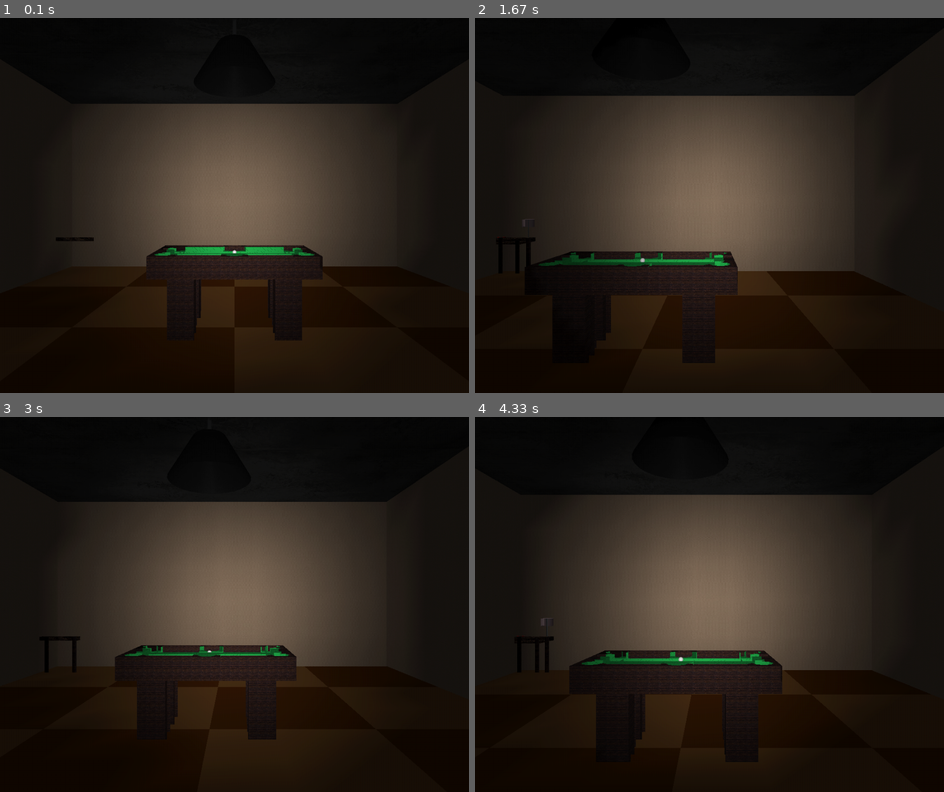
Above: before the commit, frames 1-4 (two rows, left to right).
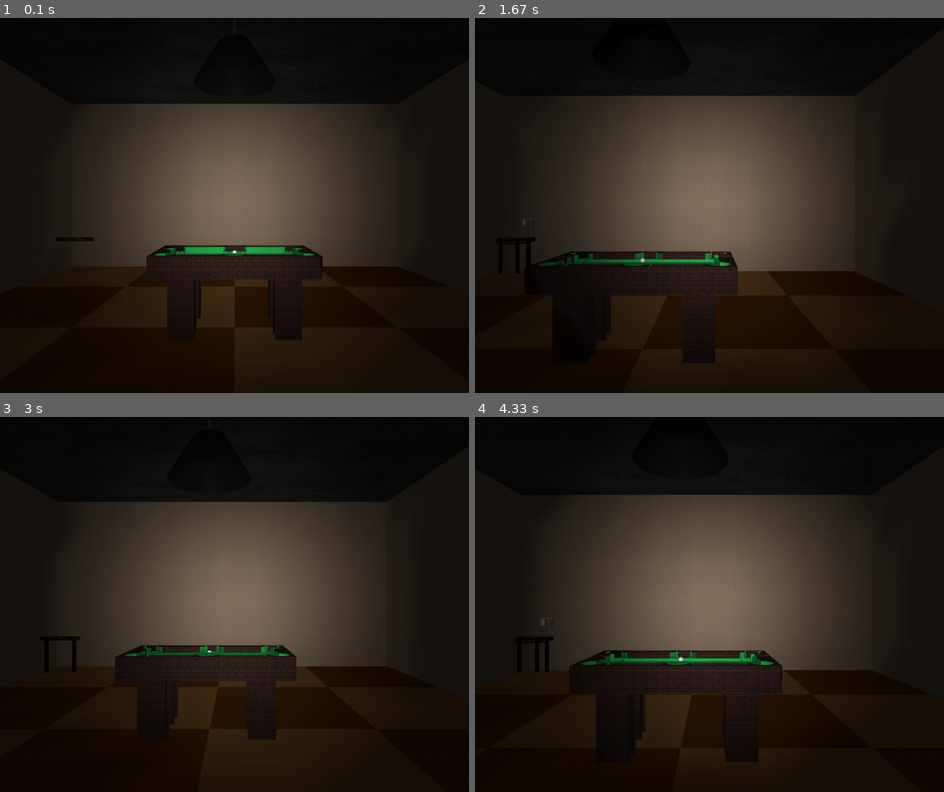
Above: after the commit, the same moments.

Repository: mikepmerritt/graphics-project-3
Game: pygame game, started from interactive_scene_pygame.py
The game is run twice, just before and just after one commit, with the same random seed, the same clock (stepped at 60 frames per second) and the same inputs.
Inputs:
- Up to frame 1 (0.1 s): no input
- Up to frame 2 (1.67 s): hold D 0.33-0.8 s; hold W 0.83-1.3 s; hold D from 1.33 s (still down)
- Up to frame 3 (3 s): release D at 1.8 s; hold A 1.83-2.37 s; hold S 2.4-2.87 s; hold A from 2.9 s (still down)
- Up to frame 4 (4.33 s): release A at 3.37 s; hold W 3.4-3.87 s; hold D from 3.9 s (still down)

The runs differ from the first frame. In frame 1, 0.2% of the frame differs, in the area x 33-67%, y 60-64%; in frame 2, 0.2%; in frame 3, 0.2%; in frame 4, 0.2%, in the area x 22-65%, y 62-67%.

Commit message:
almost completed table

Diff:
--- a/interactive_scene_pygame.py
+++ b/interactive_scene_pygame.py
@@ -1030,29 +1030,29 @@
 
     glPopMatrix()
 
-    # x-aligned wood segments (5 x 1.5 x 1)
+    # x-aligned wood segments (5 x 1.5 x 1.5)
     set_wood_support_material(GL_FRONT)
-    draw_rect(x - 4, y + 4.75, z - 4.5, 5, 1.5, 1, 10, 4, 2, table_support_texture, False)
-    draw_rect(x + 4, y + 4.75, z - 4.5, 5, 1.5, 1, 10, 4, 2, table_support_texture, False)
-    draw_rect(x - 4, y + 4.75, z + 4.5, 5, 1.5, 1, 10, 4, 2, table_support_texture, False)
-    draw_rect(x + 4, y + 4.75, z + 4.5, 5, 1.5, 1, 10, 4, 2, table_support_texture, False)
-
-    # x-aligned felt segments (5 x 1.5 x 1)
+    draw_rect(x - 4, y + 4.75, z - 4.25, 5, 1.5, 1.5, 10, 4, 3, table_support_texture, False)
+    draw_rect(x + 4, y + 4.75, z - 4.25, 5, 1.5, 1.5, 10, 4, 3, table_support_texture, False)
+    draw_rect(x - 4, y + 4.75, z + 4.25, 5, 1.5, 1.5, 10, 4, 3, table_support_texture, False)
+    draw_rect(x + 4, y + 4.75, z + 4.25, 5, 1.5, 1.5, 10, 4, 3, table_support_texture, False)
+
+    # x-aligned felt segments (5 x 1.5 x 0.5)
     set_felt_material(GL_FRONT)
-    draw_rect(x - 4, y + 4.75, z - 3.5, 5, 1.5, 1, 10, 4, 2, felt_texture, False)
-    draw_rect(x + 4, y + 4.75, z - 3.5, 5, 1.5, 1, 10, 4, 2, felt_texture, False)
-    draw_rect(x - 4, y + 4.75, z + 3.5, 5, 1.5, 1, 10, 4, 2, felt_texture, False)
-    draw_rect(x + 4, y + 4.75, z + 3.5, 5, 1.5, 1, 10, 4, 2, felt_texture, False)
-
-    # z-aligned wood segments (1 x 1.5 x 4)
+    draw_rect(x - 4, y + 4.75, z - 3.25, 5, 1.5, 0.5, 10, 4, 1, felt_texture, False)
+    draw_rect(x + 4, y + 4.75, z - 3.25, 5, 1.5, 0.5, 10, 4, 1, felt_texture, False)
+    draw_rect(x - 4, y + 4.75, z + 3.25, 5, 1.5, 0.5, 10, 4, 1, felt_texture, False)
+    draw_rect(x + 4, y + 4.75, z + 3.25, 5, 1.5, 0.5, 10, 4, 1, felt_texture, False)
+
+    # z-aligned wood segments (1.5 x 1.5 x 4)
     set_wood_support_material(GL_FRONT)
-    draw_rect(x - 9, y + 4.75, z, 1, 1.5, 4, 2, 4, 8, table_support_texture, False)
-    draw_rect(x + 9, y + 4.75, z, 1, 1.5, 4, 2, 4, 8, table_support_texture, False)
-
-    # z-aligned felt segments (1 x 1.5 x 4)
+    draw_rect(x - 8.75, y + 4.75, z, 1.5, 1.5, 4, 3, 4, 8, table_support_texture, False)
+    draw_rect(x + 8.75, y + 4.75, z, 1.5, 1.5, 4, 3, 4, 8, table_support_texture, False)
+
+    # z-aligned felt segments (0.5 x 1.5 x 4)
     set_felt_material(GL_FRONT)
-    draw_rect(x - 8, y + 4.75, z, 1, 1.5, 4, 2, 4, 8, felt_texture, False)
-    draw_rect(x + 8, y + 4.75, z, 1, 1.5, 4, 2, 4, 8, felt_texture, False)
+    draw_rect(x - 7.75, y + 4.75, z, 0.5, 1.5, 4, 3, 4, 8, felt_texture, False)
+    draw_rect(x + 7.75, y + 4.75, z, 0.5, 1.5, 4, 3, 4, 8, felt_texture, False)
 
     # felt play area (15 x 1 x 6) minus corners
     set_felt_material(GL_FRONT)
@@ -1066,7 +1066,7 @@
     draw_rect(x - 7, y + 4.5, z, 1, 1, 4, 1, 1, 4, felt_texture, False)
     draw_rect(x + 7, y + 4.5, z, 1, 1, 4, 1, 1, 4, felt_texture, False)
 
-    # wood bottom middle (19 x 1 x 6)
+    # wood bottom middle (19 x 1 x 10)
     set_wood_support_material(GL_FRONT)
     draw_rect(x, y + 3.5, z, 19, 1, 10, 19, 1, 10, table_support_texture, False)
 
@@ -1179,9 +1179,41 @@
     # return
     glPopMatrix()
 
+def draw_hole_insides(start_angle, end_angle, turn_amount, height):
+    glPushMatrix()
+
+    # TODO: texture configuration, for if a different one is used
+
+    dtheta = turn_amount
+    theta = start_angle
+
+    prev = (math.sin(theta), math.cos(theta)) # first/start point for panel
+
+    while theta < end_angle:
+        theta += dtheta # go to second point in panel
+
+        vx = math.sin(theta)
+        vz = math.cos(theta)
+
+        curr = (vx, vz)
+
+        # draw the panel
+        size = math.sqrt((curr[0] - prev[0])**2 + (curr[1] - prev[1])**2)
+
+        glPushMatrix()
+        glTranslate(prev[0], -0.75, prev[1])
+        glRotatef(-90, 0, 1, 0)
+        glRotatef(math.degrees(((math.pi / 2) - (turn_amount / 2) + theta)), 0, 1, 0)
+        draw_textured_plane(size, height, 3, 3, felt_texture) # TODO: change texture
+        glPopMatrix()
+
+        prev = (vx, vz)
+
+    glPopMatrix()
+
 # for drawing L-shaped rounded planes with upwards-facing normals
 # only use on quadrantal angles
-def draw_corner_top(start_angle, end_angle, turn_amount, corner_x, corner_z, entry_x, entry_z, exit_x, exit_z):
+def draw_quarter_rim(start_angle, end_angle, turn_amount, corner_x, corner_z, entry_x, entry_z, exit_x, exit_z):
     glPushMatrix()
 
     # Enable/Disable each time or OpenGL ALWAYS expects texturing!
@@ -1258,89 +1290,11 @@
     # wood corner top
     glPushMatrix()
 
-    # glTranslatef(0, 0.75, 0)
-
-    # draw_corner_top(math.pi, 3 * math.pi / 2, math.pi / 4, -1.5, -1.5, 0, -1.5, -1.5, 0) # top left
-    # draw_corner_top(3 * math.pi / 2, 2 * math.pi, math.pi / 4, -1.5, 1.5, -1.5, 0, 0, 1.5) # bottom left
-    # draw_corner_top(0, math.pi / 2, math.pi / 4, 1.5, 1.5, 0, 1.5, 1.5, 0) # bottom right
-
-    # Enable/Disable each time or OpenGL ALWAYS expects texturing!
-    glEnable(GL_TEXTURE_2D)
-
-    glNormal3f(0, 1, 0)
-
-    glBegin(GL_TRIANGLE_STRIP)
-    glTexCoord2f(0, -1)
-    glVertex3f(0, 0.75, -1) # top circle (1)
-    glTexCoord2f(-0.5, -1.5)
-    glVertex3f(-0.5, 0.75, -1.5) # top mid (2)
-    glTexCoord2f(-1.1, -1.1)
-    glVertex3f(-1.1, 0.75, -1.1) # temp top left (3)
-    glTexCoord2f(-1.5, -1.5)
-    glVertex3f(-1.5, 0.75, -1.5) # top left (4)
-    glTexCoord2f(-1.1, 1.1)
-    glVertex3f(-1.1, 0.75, 1.1) # temp bottom left (5)
-    glTexCoord2f(-1.5, 1.5)
-    glVertex3f(-1.5, 0.75, 1.5) # bottom left (6)
-    glTexCoord2f(0, 1.1)
-    glVertex3f(0, 0.75, 1.1) # temp bottom middle (7)
-    glTexCoord2f(1.5, 1.5)
-    glVertex3f(1.5, 0.75, 1.5) # bottom right (8)
-    glTexCoord2f(1.1, 1.1)
-    glVertex3f(1.1, 0.75, 1.1) # temp bottom right (9)
-    glTexCoord2f(1.5, 0.5)
-    glVertex3f(1.5, 0.75, 0.5) # right mid (10)
-    glTexCoord2f(1, 0)
-    glVertex3f(1, 0.75, 0) # right circle (11)
-    glEnd()
-
-    glDisable(GL_TEXTURE_2D)
-
-    # Enable/Disable each time or OpenGL ALWAYS expects texturing!
-    glEnable(GL_TEXTURE_2D)
-
-    glNormal3f(0, 1, 0)
-
-    glBegin(GL_TRIANGLE_STRIP)
-    dtheta = math.pi / 4
-    theta = math.pi
-
-    glTexCoord2f(0, -1)
-    glVertex3f(0, 0.75, -1) # top circle (1)
-
-    glTexCoord2f(-1.1, -1.1)
-    glVertex3f(-1.1, 0.75, -1.1) # temp top left (3)
-
-    theta += dtheta
-
-    while theta < 5 * math.pi / 2:
-        vx = math.sin(theta)
-        vz = math.cos(theta)
-
-        glTexCoord2f(vx, vz)
-        glVertex3f(vx, 0.75, vz) # point on circle
-
-        if(theta == 7 * math.pi / 4):
-            glTexCoord2f(-1.1, 1.1)
-            glVertex3f(-1.1, 0.75, 1.1) # temp bottom left (5)
-        elif(theta > 7 * math.pi / 4):
-            glTexCoord2f(vx, 1.1)
-            glVertex3f(vx, 0.75, 1.1) # along bottom edge
-        else:
-            glTexCoord2f(-1.1, vz)
-            glVertex3f(-1.1, 0.75, vz) # along left edge
-
-        theta += dtheta
-
-    glTexCoord2f(1, 0)
-    glVertex3f(1, 0.75, 0) # right circle (11)
-
-    glTexCoord2f(1.1, 1.1)
-    glVertex3f(1.1, 0.75, 1.1) # temp bottom right (9)
-
-    glEnd()
-
-    glDisable(GL_TEXTURE_2D)
+    glTranslatef(0, 0.75, 0)
+
+    draw_quarter_rim(math.pi, 3 * math.pi / 2, math.pi / 16, -1.5, -1.5, 0, -1.5, -1.5, 0) # top left
+    draw_quarter_rim(3 * math.pi / 2, 2 * math.pi, math.pi / 16, -1.5, 1.5, -1.5, 0, 0, 1.5) # bottom left
+    draw_quarter_rim(0, math.pi / 2, math.pi / 16, 1.5, 1.5, 0, 1.5, 1.5, 0) # bottom right
 
     glPopMatrix()
 
@@ -1354,43 +1308,27 @@
     glTexParameteri(GL_TEXTURE_2D, GL_TEXTURE_MAG_FILTER, GL_NEAREST) # try GL_NEAREST/GL_LINEAR
     glTexParameteri(GL_TEXTURE_2D, GL_TEXTURE_MIN_FILTER, GL_NEAREST)
 
-    # felt triangle (top)
-
-    # felt entryway
+    # slope in on top
     glPushMatrix()
 
     # Enable/Disable each time or OpenGL ALWAYS expects texturing!
     glEnable(GL_TEXTURE_2D)
 
-    glNormal3f(0, -1, 0)
+    glNormal3f(0.5, 0, 0.5)
 
     glBegin(GL_TRIANGLE_FAN)
-    glTexCoord2f(1.5, -1.5)
-    glVertex3f(1.5, 0.25, -1.5)
-    glTexCoord2f(1.5, 0)
-    glVertex3f(1.5, 0.25, 0)
-
-    dtheta = math.pi / 4
-    theta = math.pi / 2
-
-    while theta < math.pi:
-        vx = math.sin(theta)
-        vz = math.cos(theta)
-
-        glTexCoord2f(vx, vz)
-        glVertex3f(vx, 0.25, vz) # point on circle
-
-        theta += dtheta
-
-    theta = math.pi # end goal
-    vx = math.sin(theta)
-    vz = math.cos(theta)
-
-    glTexCoord2f(vx, vz)
-    glVertex3f(vx, 0.25, vz) # last point on circle
-
-    glTexCoord2f(0, -1.5)
-    glVertex3f(0, 0.25, -1.5)
+
+    glTexCoord2f(0, 0)
+    glVertex3f(0, 0, -1)
+
+    glTexCoord2f(0, 1)
+    glVertex3f(0, 0.75, -1)
+
+    glTexCoord2f(1, 1)
+    glVertex3f(0.5, 0.75, -1.5)
+
+    glTexCoord2f(1, 0)
+    glVertex3f(0.5, 0, -1.5)
 
     glEnd()
 
@@ -1398,67 +1336,100 @@
 
     glPopMatrix()
 
-    # black section
-    # TODO: texture setup
-
-    # black cylinder liner (outer)
+    # top of top
+    glPushMatrix()
+
+    glNormal3f(0, 1, 0)
 
     # Enable/Disable each time or OpenGL ALWAYS expects texturing!
     glEnable(GL_TEXTURE_2D)
 
-    dtheta = math.pi / 4
-    theta = math.pi
-
-    prev = (math.sin(theta), math.cos(theta)) # first/start point for panel
-
-    while theta < 5 * math.pi / 2:
-        theta += dtheta # go to second point in panel
-
-        vx = math.sin(theta)
-        vz = math.cos(theta)
-
-        curr = (vx, vz)
-
-        # draw the panel
-        size = math.sqrt((curr[0] - prev[0])**2 + (curr[1] - prev[1])**2)
-
-        glPushMatrix()
-        glTranslate(prev[0], -0.75, prev[1])
-        glRotatef(-90, 0, 1, 0)
-        glRotatef(math.degrees((3 * math.pi/8 + theta)), 0, 1, 0)
-        draw_textured_plane(size, 1.5, 3, 3, felt_texture)
-        glPopMatrix()
-
-        prev = (vx, vz)
+    glBegin(GL_TRIANGLE_FAN)
+
+    glTexCoord2f(0, -1)
+    glVertex3f(0, 0.75, -1)
+
+    glTexCoord2f(0, -1.5)
+    glVertex3f(0, 0.75, -1.5)
+
+    glTexCoord2f(0.5, -1.5)
+    glVertex3f(0.5, 0.75, -1.5)
+
+    glEnd()
 
     glDisable(GL_TEXTURE_2D)
 
-    # black cylinder liner (inner)
-
-    dtheta = math.pi / 4
-    theta = math.pi / 2
-
-    prev = (math.sin(theta), math.cos(theta)) # first/start point for panel
-
-    while theta < math.pi:
-        theta += dtheta # go to second point in panel
-
-        vx = math.sin(theta)
-        vz = math.cos(theta)
-
-        curr = (vx, vz)
-
-        # draw the panel
-        size = math.sqrt((curr[0] - prev[0])**2 + (curr[1] - prev[1])**2)
-
-        glPushMatrix()
-        glTranslate(prev[0], -0.75, prev[1])
-        glRotatef(-90, 0, 1, 0)
-        glRotatef((3 * math.pi/8 + theta) * 180 / math.pi, 0, 1, 0)
-        draw_textured_plane(size, 1, 3, 3, felt_texture)
-        glPopMatrix()
-
-        prev = (vx, vz)
+    glPopMatrix()
+
+    # right
+    glPushMatrix()
+
+    # Enable/Disable each time or OpenGL ALWAYS expects texturing!
+    glEnable(GL_TEXTURE_2D)
+
+    glNormal3f(0.5, 0, -0.5)
+
+    glBegin(GL_TRIANGLE_FAN)
+
+    glTexCoord2f(0, 0)
+    glVertex3f(1, 0, 0)
+
+    glTexCoord2f(0, 1)
+    glVertex3f(1, 0.75, 0)
+
+    glTexCoord2f(1, 1)
+    glVertex3f(1.5, 0.75, -0.5)
+
+    glTexCoord2f(1, 0)
+    glVertex3f(1.5, 0, -0.5)
+
+    glEnd()
+
+    glDisable(GL_TEXTURE_2D)
+
+    glPopMatrix()
+
+    # top right
+
+    glPushMatrix()
+
+    glNormal3f(0, 1, 0)
+
+    # Enable/Disable each time or OpenGL ALWAYS expects texturing!
+    glEnable(GL_TEXTURE_2D)
+
+    glBegin(GL_TRIANGLE_FAN)
+
+    glTexCoord2f(-1, 0)
+    glVertex3f(1, 0.75, 0)
+
+    glTexCoord2f(-1.5, 0)
+    glVertex3f(1.5, 0.75, 0)
+
+    glTexCoord2f(-1.5, -0.5)
+    glVertex3f(1.5, 0.75, -0.5)
+
+    glEnd()
+
+    glDisable(GL_TEXTURE_2D)
+
+    glPopMatrix()
+
+    # felt entryway
+    glPushMatrix()
+
+    glTranslatef(0, 0.25, 0)
+
+    draw_quarter_rim(math.pi / 2, math.pi, math.pi / 16, 1.5, -1.5, 1.5, 0, 0, -1.5) # top right
+
+    glPopMatrix()
+
+    # black section
+    # TODO: texture parameter?
+
+    # black cylinder liner
+    draw_hole_insides(math.pi, 5 * math.pi / 2, math.pi / 16, 1.5) # outer
+    draw_hole_insides(math.pi / 2, math.pi, math.pi / 16, 1) # inner
 
     glPopMatrix()
 
@@ -1480,10 +1451,10 @@
     # back wooden part entryway
     glPushMatrix()
 
-    glTranslate(0, 0.75, 0.25) # offset center
-
-    draw_corner_top(3 * math.pi / 2, 2 * math.pi, math.pi / 4, -1.5, 1.25, -1.5, 0, 0, 1.25) # left
-    draw_corner_top(0, math.pi / 2, math.pi / 4, 1.5, 1.25, 0, 1.25, 1.5, 0) # right
+    glTranslate(0, 0.75, 0) # offset center
+
+    draw_quarter_rim(3 * math.pi / 2, 2 * math.pi, math.pi / 16, -1.5, 1.5, -1.5, 0, 0, 1.5) # left
+    draw_quarter_rim(0, math.pi / 2, math.pi / 16, 1.5, 1.5, 0, 1.5, 1.5, 0) # right
 
     glPopMatrix()
 
@@ -1503,23 +1474,21 @@
     glTexParameteri(GL_TEXTURE_2D, GL_TEXTURE_MAG_FILTER, GL_NEAREST) # try GL_NEAREST/GL_LINEAR
     glTexParameteri(GL_TEXTURE_2D, GL_TEXTURE_MIN_FILTER, GL_NEAREST)
 
-    draw_rect(0, -0.25, -1.375, 3, 1, 0.25, 12, 4, 1, felt_texture, False) # entry box
-
     # slope in on left
     glPushMatrix()
 
     # Enable/Disable each time or OpenGL ALWAYS expects texturing!
     glEnable(GL_TEXTURE_2D)
 
-    glNormal3f(0.75, 0, -0.5)
+    glNormal3f(0.5, 0, -0.5)
 
     glBegin(GL_TRIANGLE_FAN)
 
     glTexCoord2f(0, 0)
-    glVertex3f(-1, 0, 0.25)
+    glVertex3f(-1, 0, 0)
 
     glTexCoord2f(0, 1)
-    glVertex3f(-1, 0.75, 0.25)
+    glVertex3f(-1, 0.75, 0)
 
     glTexCoord2f(1, 1)
     glVertex3f(-1.5, 0.75, -0.5)
@@ -1544,11 +1513,11 @@
 
     glBegin(GL_TRIANGLE_FAN)
 
-    glTexCoord2f(1, 0.25)
-    glVertex3f(-1, 0.75, 0.25)
-
-    glTexCoord2f(1.5, 0.25)
-    glVertex3f(-1.5, 0.75, 0.25)
+    glTexCoord2f(1, 0)
+    glVertex3f(-1, 0.75, 0)
+
+    glTexCoord2f(1.5, 0)
+    glVertex3f(-1.5, 0.75, 0)
 
     glTexCoord2f(1.5, -0.5)
     glVertex3f(-1.5, 0.75, -0.5)
@@ -1562,10 +1531,10 @@
     # felt entryway
     glPushMatrix()
 
-    glTranslate(0, 0.25, 0.25) # offset center
-
-    draw_corner_top(math.pi, 3 * math.pi / 2, math.pi / 4, -1.5, -1.5, 0, -1.5, -1.5, 0) # left
-    draw_corner_top(math.pi / 2, math.pi, math.pi / 4, 1.5, -1.5, 1.5, 0, 0, -1.5) # right
+    glTranslate(0, 0.25, 0) # offset center
+
+    draw_quarter_rim(math.pi, 3 * math.pi / 2, math.pi / 16, -1.5, -1.5, 0, -1.5, -1.5, 0) # left
+    draw_quarter_rim(math.pi / 2, math.pi, math.pi / 16, 1.5, -1.5, 1.5, 0, 0, -1.5) # right
 
     glPopMatrix()
 
@@ -1576,15 +1545,15 @@
     # Enable/Disable each time or OpenGL ALWAYS expects texturing!
     glEnable(GL_TEXTURE_2D)
 
-    glNormal3f(0.5, 0, -0.75)
+    glNormal3f(0.5, 0, -0.5)
 
     glBegin(GL_TRIANGLE_FAN)
 
     glTexCoord2f(0, 0)
-    glVertex3f(1, 0, 0.25)
+    glVertex3f(1, 0, 0)
 
     glTexCoord2f(0, 1)
-    glVertex3f(1, 0.75, 0.25)
+    glVertex3f(1, 0.75, 0)
 
     glTexCoord2f(1, 1)
     glVertex3f(1.5, 0.75, -0.5)
@@ -1609,11 +1578,11 @@
 
     glBegin(GL_TRIANGLE_FAN)
 
-    glTexCoord2f(-1, 0.25)
-    glVertex3f(1, 0.75, 0.25)
-
-    glTexCoord2f(-1.5, 0.25)
-    glVertex3f(1.5, 0.75, 0.25)
+    glTexCoord2f(-1, 0)
+    glVertex3f(1, 0.75, 0)
+
+    glTexCoord2f(-1.5, 0)
+    glVertex3f(1.5, 0.75, 0)
 
     glTexCoord2f(-1.5, -0.5)
     glVertex3f(1.5, 0.75, -0.5)
@@ -1624,16 +1593,21 @@
 
     glPopMatrix()
 
-
+    # black section
+    # TODO: texture parameter?
+
+    # black cylinder liner
+    draw_hole_insides(math.pi / 2, 3 * math.pi / 2, math.pi / 16, 1) # inner
+    draw_hole_insides(3 * math.pi / 2, 5 * math.pi / 2, math.pi / 16, 1.5) # outer
 
     glPopMatrix()
 
 # TODO: implement
-def draw_billiard_ball(x, y, z, texture):
+def draw_billiard_ball(x, y, z, texture, x_rotation=0, z_rotation=0):
     pass
 
 # TODO: implement
-def draw_cue_ball(x, y, z):
+def draw_cue_ball(x, y, z, x_rotation=0, z_rotation=0):
     glPushMatrix()
     glTranslatef(x, y, z)
     gluSphere(ball, 0.25, 16, 16)
